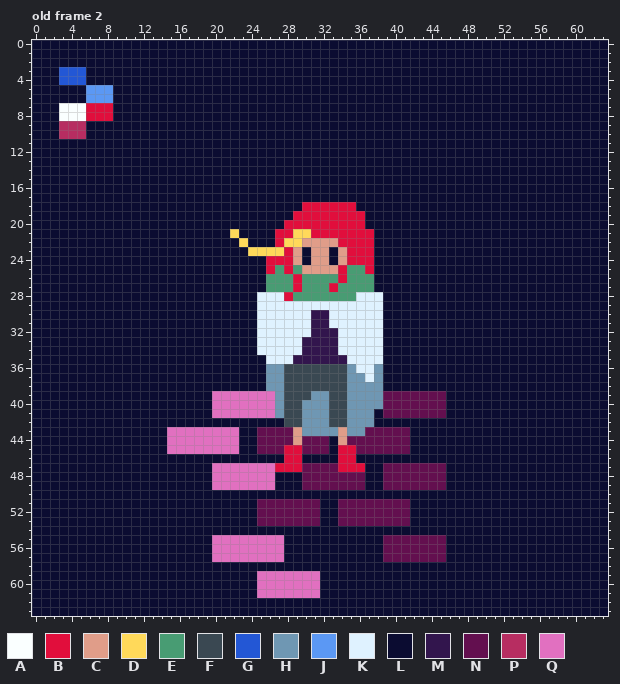
File history of a pixel-art file, concept art/sprites/more.aseprite. This is how it looked before the edit.
64x64 pixels, 2 frames. Shown: old frame 2. The commit also changed other frames, which this record leaves out.
Palette (. is transparent): A #faffff  B #e10e3c  C #e09d89  D #ffd95a  E #489c73  F #3a4852  G #2357d5  H #6f97b3  J #5b98f4  K #dff2ff  L #0b0c31  M #32154d  N #630f4f  P #b72d61  Q #e170c0
Once edited:
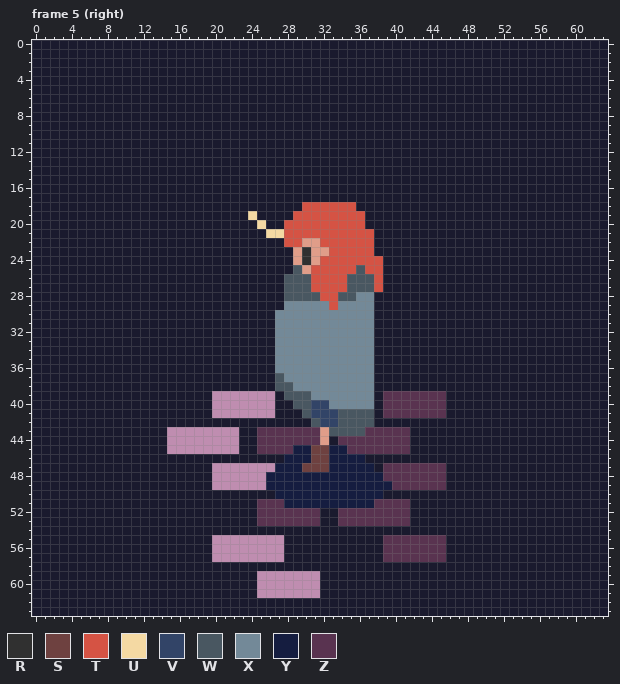
Colours new in this view: R #303030  S #6e4140  T #d55344  U #f4d9a3  V #324467  W #495761  X #738998  Y #151d40  Z #593350
A new or re-ordered frame is compared with the old frame closest to it.
The exact change:
frames 2 -> 6
layer "BG/Shadow" now shown
layer "Colors" now hidden
colour L: #0b0c31 -> #1a1a2e
colour Q: #e170c0 -> #bf8db0
Changed rows in their new state; - is a pixel that keeps its letter.
Frame 5 (right) is new; against old frame 2:
first column x 3:
 3 LLL---
 4 LLL---
 5 ---LLL
 6 ---LLL
 7 LLLLLL
 8 LLLLLL
 9 LLL---
10 LLL---
first column x 22:
18 --------TTTTTT----------
19 --U----TTTTTTTT---------
20 ---U--TTTTTTTTT---------
21 L---UUTTTTTTTTTT--------
22 -L---LTT--TTTTTT--------
23 --LLLLL-R--TTTTT--------
24 ----LLL-R-TTTTTTT-------
25 ----LLLW-TTTTTWTT-------
26 ----LLWWWTTTTWWWT-------
27 ----LLWWWTTTTWWWT-------
28 ---LLLWWWWTTWWXXL-------
29 ---LLLXXXXXTXXXXL-------
30 ---LLXXXXXXXXXXXL-------
31 ---LLXXXXXXXXXXXL-------
32 ---LLXXXXXXXXXXXL-------
33 ---LLXXXXXXXXXXXL-------
34 ---LLXXXXXXXXXXXL-------
35 ----LXXXXXXXXXXXL-------
36 ----LXXXXXXXXXXXL-------
37 ----LWXXXXXXXXXXL-------
38 ----LWWXXXXXXXXXL-------
39 -----LWWWXXXXXXXLZZZZZZZ
40 -----LLWWVVXXXXXLZZZZZZZ
41 -----LLLWVVVWWWW-ZZZZZZZ
42 ------LLLWVVWWWW--------
43 ---ZZZZZZZCWWWWZZZZZ----
44 ---ZZZZZZZC-ZZZZZZZZ----
45 ---ZZZZYYSSYYZZZZZZZ----
46 ------YYYSSYYYY---------
47 -----YYYSSSYYYYY-ZZZZZZZ
48 ----YYYYYYYYYYYYYZZZZZZZ
49 ----YYYYYYYYYYYYYYZZZZZZ
50 -----YYYYYYYYYYYY-------
51 ---ZZZYYYYYYYYYYZZZZ----
52 ---ZZZZZZZ--ZZZZZZZZ----
53 ---ZZZZZZZ--ZZZZZZZZ----
55 -----------------ZZZZZZZ
56 -----------------ZZZZZZZ
57 -----------------ZZZZZZZ
